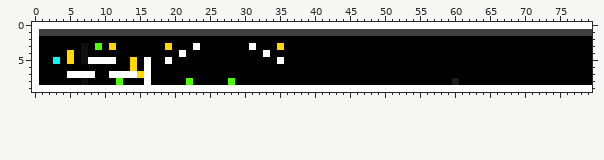
Sprite sheet -- MiraiNiTaishite/res/level1.png. The picture above was drawn from the file before the commit.
The file is 80x10 pixels. Colours within 5 levels of each other are drawn and written as one.
The result:
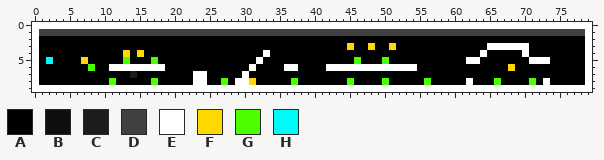
Palette (. is transparent): A #000000  B #0f0f0f  C #1c1c1c  D #404040  E #ffffff  F #ffd800  G #4cff00  H #00f9f9
The edit:
{"y":1,"x":79,"old":"D","new":"E"}
{"y":2,"x":79,"old":"A","new":"E"}
{"y":3,"x":7,"old":"B","new":"A"}
{"y":3,"x":9,"old":"G","new":"A"}
{"y":3,"x":11,"old":"F","new":"A"}
{"y":3,"x":19,"old":"F","new":"A"}
{"y":3,"x":23,"old":"E","new":"A"}
{"y":3,"x":31,"old":"E","new":"A"}
{"y":3,"x":35,"old":"F","new":"A"}
{"y":3,"x":45,"old":"A","new":"F"}
{"y":3,"x":48,"old":"A","new":"F"}
{"y":3,"x":51,"old":"A","new":"F"}
{"y":3,"x":65,"old":"AAAAAA","new":"EEEEEE"}
{"y":3,"x":79,"old":"A","new":"E"}
{"y":4,"x":5,"old":"F","new":"A"}
{"y":4,"x":7,"old":"B","new":"A"}
{"y":4,"x":13,"old":"A","new":"F"}
{"y":4,"x":15,"old":"A","new":"F"}
{"y":4,"x":21,"old":"E","new":"A"}
{"y":4,"x":64,"old":"A","new":"E"}
{"y":4,"x":70,"old":"A","new":"E"}
{"y":4,"x":79,"old":"A","new":"E"}
{"y":5,"x":2,"old":"AH","new":"HA"}
{"y":5,"x":5,"old":"F","new":"A"}
{"y":5,"x":7,"old":"BEEEE","new":"FAAAA"}
{"y":5,"x":13,"old":"AF","new":"GA"}
{"y":5,"x":16,"old":"EA","new":"AG"}
{"y":5,"x":19,"old":"E","new":"A"}
{"y":5,"x":32,"old":"A","new":"E"}
{"y":5,"x":35,"old":"E","new":"A"}
{"y":5,"x":46,"old":"A","new":"G"}
{"y":5,"x":50,"old":"A","new":"G"}
{"y":5,"x":62,"old":"AA","new":"EE"}
{"y":5,"x":71,"old":"AAA","new":"EEE"}
{"y":5,"x":79,"old":"A","new":"E"}
{"y":6,"x":8,"old":"A","new":"G"}
{"y":6,"x":11,"old":"AAAFA","new":"EEEEE"}
{"y":6,"x":17,"old":"AA","new":"EE"}
{"y":6,"x":31,"old":"A","new":"E"}
{"y":6,"x":36,"old":"AA","new":"EE"}
{"y":6,"x":42,"old":"AAAAAAAAAAAAA","new":"EEEEEEEEEEEEE"}
{"y":6,"x":68,"old":"A","new":"F"}
{"y":6,"x":79,"old":"A","new":"E"}
{"y":7,"x":5,"old":"EEEE","new":"AAAA"}
{"y":7,"x":11,"old":"EEEEFE","new":"AAACAA"}
{"y":7,"x":23,"old":"AA","new":"EE"}
{"y":7,"x":30,"old":"A","new":"E"}
{"y":7,"x":79,"old":"A","new":"E"}
{"y":8,"x":7,"old":"B","new":"A"}
{"y":8,"x":11,"old":"AG","new":"GA"}
{"y":8,"x":16,"old":"EA","new":"AG"}
{"y":8,"x":22,"old":"GAA","new":"AEE"}
{"y":8,"x":27,"old":"AGAAA","new":"GAEEF"}
{"y":8,"x":37,"old":"A","new":"G"}
{"y":8,"x":45,"old":"A","new":"G"}
{"y":8,"x":50,"old":"A","new":"G"}
{"y":8,"x":56,"old":"A","new":"G"}
{"y":8,"x":60,"old":"C","new":"A"}
{"y":8,"x":62,"old":"A","new":"E"}
{"y":8,"x":66,"old":"A","new":"G"}
{"y":8,"x":71,"old":"A","new":"G"}
{"y":8,"x":73,"old":"A","new":"E"}
{"y":8,"x":79,"old":"A","new":"E"}
{"label":"changed","picture_box":[585,29,592,85]}
{"label":"changed","picture_box":[46,43,298,85]}
{"label":"changed","picture_box":[326,43,431,85]}
{"label":"changed","picture_box":[452,43,550,85]}
